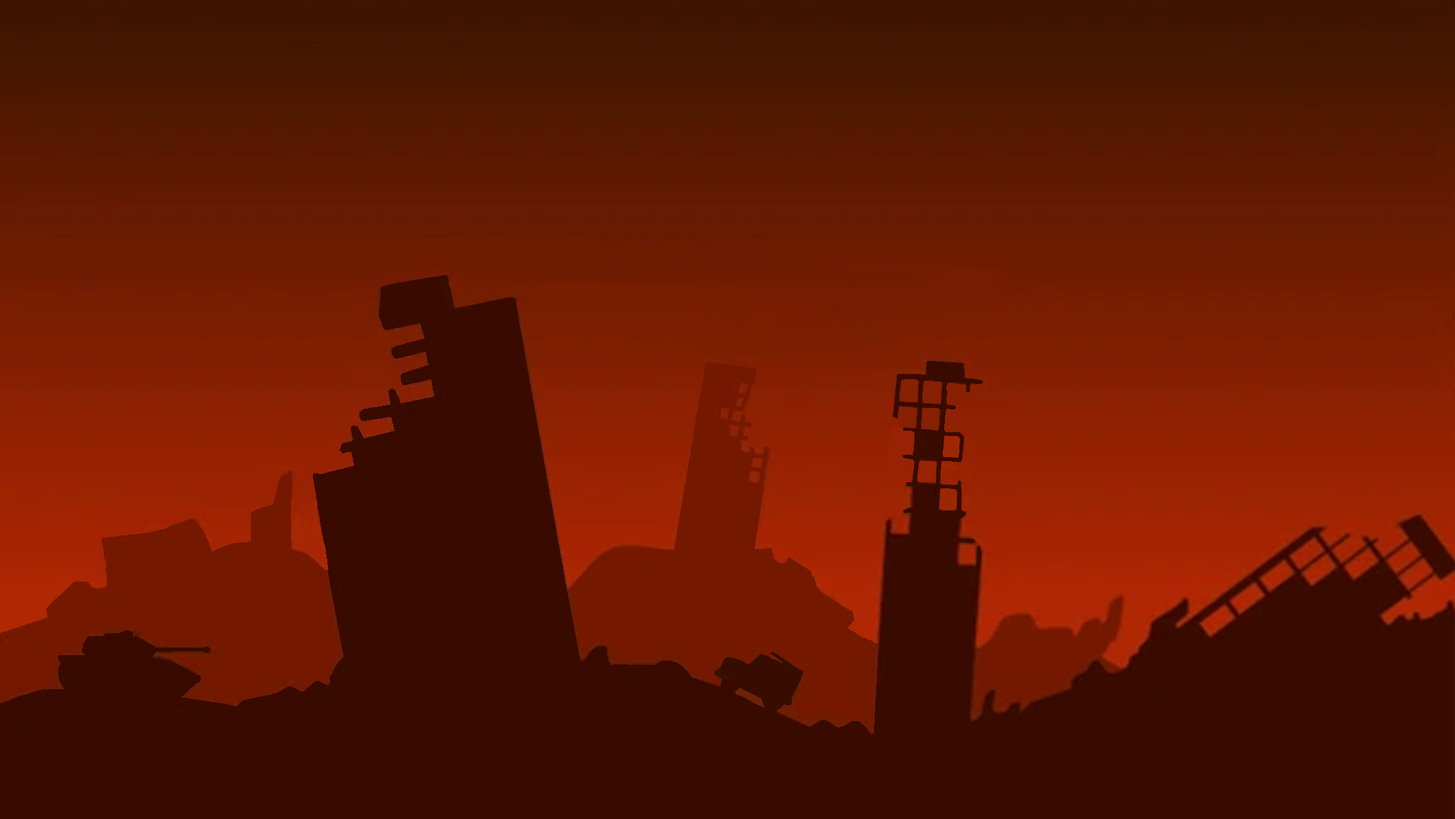
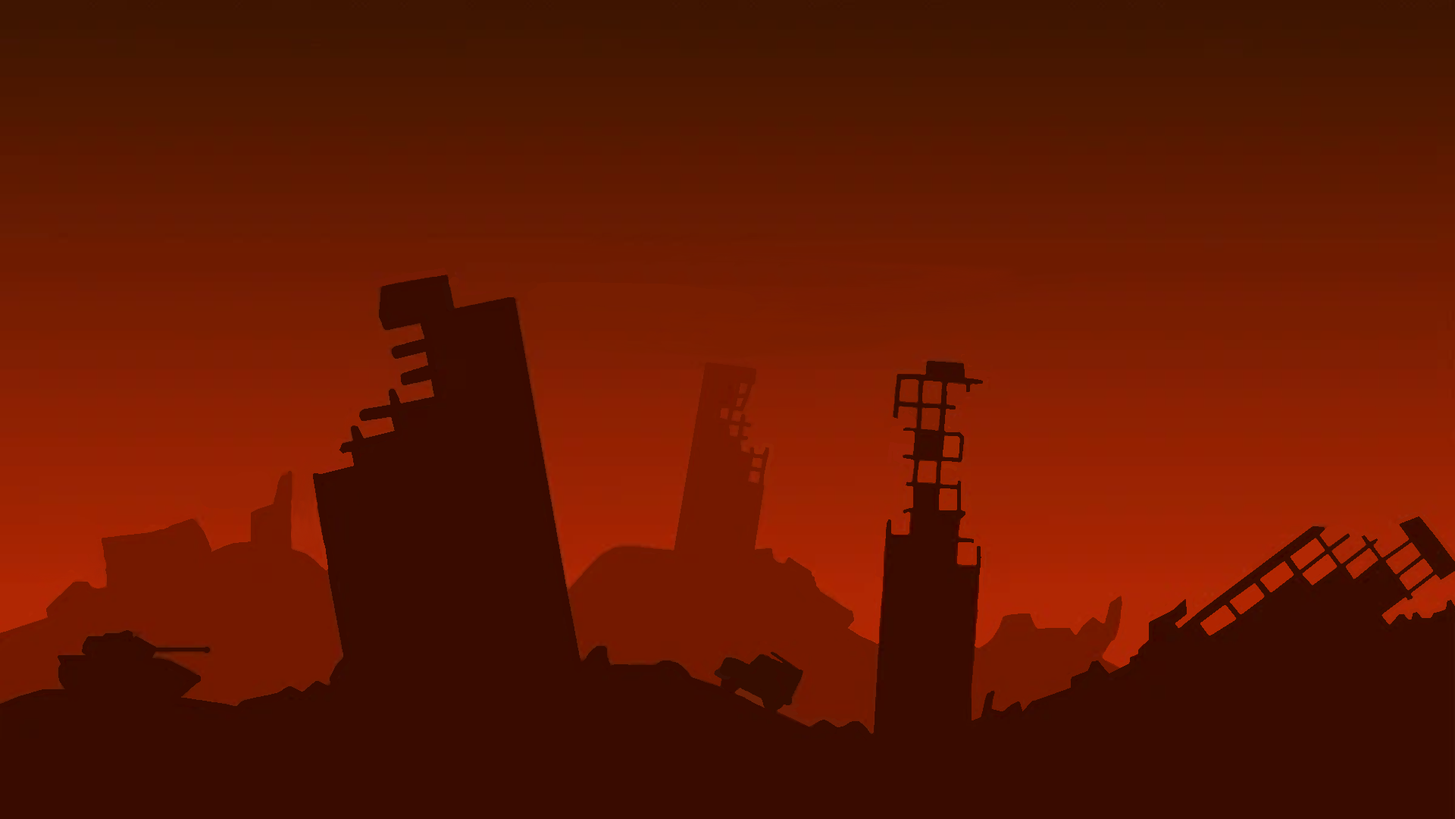
Layered file, before and after one edit (1455px x 819px). Changes by layer:
painted on "Layer 1" over [754, 406, 1455, 724]
